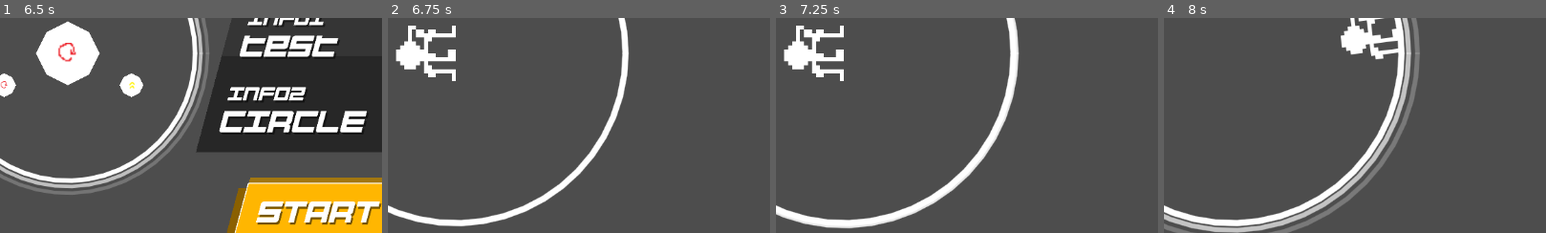
Above: before the commit, frames 1-4 (left to right).
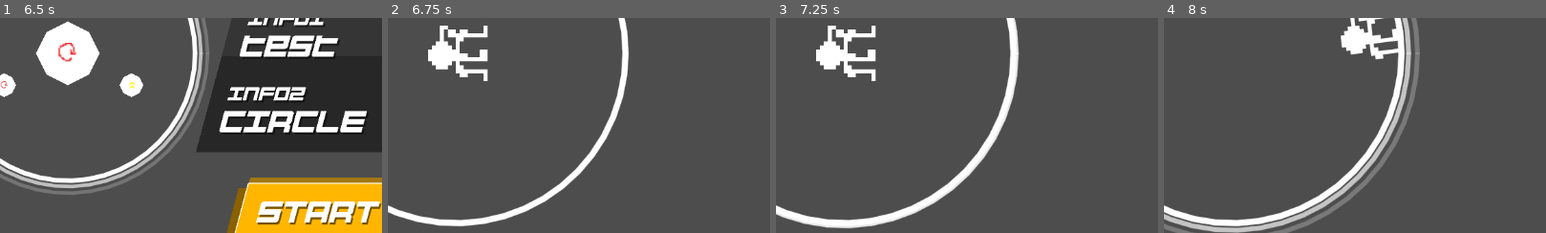
Above: after the commit, the same moments.

Repository: jokw1228/Slay_The_Circle
Game: Godot game, scene res://scenes/rooms/RoomLogo/RoomLogo.tscn
Two runs of this game, one before a commit and one after it. Both use one fixed random seed, a clock stepped at 60 frames per second and the inputs below. Sound files missing from this copy of the repository are replaced by a short silence.
Inputs (mouse positions are % of the whole screen's width and height, from its top left):
- Up to frame 1 (6.5 s): tap Enter at 0.5, 2, 3.5 s; move the mouse to (72, 45) at 0.52 s; click (72, 45) at 0.67 s; tap Space at 1.25, 2.75, 4.25 s; move the mouse to (30, 55) at 1.27 s; click (30, 55) at 1.42 s; move the mouse to (60, 28) at 2.02 s; click (60, 28) at 2.17 s; move the mouse to (45, 70) at 2.77 s; click (45, 70) at 2.92 s; move the mouse to (80, 65) at 3.52 s; click (80, 65) at 3.67 s; move the mouse to (20, 35) at 4.27 s; click (20, 35) at 4.42 s; move the mouse to (55, 50) at 5.02 s; click (55, 50) at 5.17 s; move the mouse to (35, 25) at 5.77 s; click (35, 25) at 5.92 s
- Up to frame 2 (6.75 s): click (83, 87) at 6.5 s
- Up to frame 3 (7.25 s): no input
- Up to frame 4 (8 s): move the mouse to (72, 45) at 7.27 s; click (72, 45) at 7.42 s
The pictures show only the part of the screen within x 41-91%, y 42-92%; the shares and areas given below are measured in that part.

Frame 1 is identical in both runs. In frame 2, 3.2% of the frame differs, in the area x 2-27%, y 3-30%; in frame 3, 3.2%; in frame 4, less than 0.1%.

Commit message:
플레이어 스프라이트 위치 조정

Diff:
--- a/scenes/player/Player.tscn
+++ b/scenes/player/Player.tscn
@@ -10,9 +10,9 @@
 [sub_resource type="CircleShape2D" id="CircleShape2D_wtb3g"]
 radius = 16.0
 
-[sub_resource type="AtlasTexture" id="AtlasTexture_167wn"]
+[sub_resource type="AtlasTexture" id="AtlasTexture_2acsy"]
 atlas = ExtResource("3_lb85w")
-region = Rect2(0, 0, 192, 96)
+region = Rect2(0, 0, 96, 96)
 
 [sub_resource type="AtlasTexture" id="AtlasTexture_0u2as"]
 atlas = ExtResource("3_aiabp")
@@ -38,7 +38,7 @@
 animations = [{
 "frames": [{
 "duration": 1.0,
-"texture": SubResource("AtlasTexture_167wn")
+"texture": SubResource("AtlasTexture_2acsy")
 }],
 "loop": true,
 "name": &"landed",
--- a/scenes/player/PlayerSprite2D.gd
+++ b/scenes/player/PlayerSprite2D.gd
@@ -7,23 +7,25 @@
 var ready_to_land: bool = false
 
 func _on_player_grounded():
-	stop()
+	offset.x = -48
 	play("laser_landing")
 	ready_to_land = true
+	ready_to_shoot = false
 
 func _on_player_shooted():
-	stop()
 	rotation = PlayerRayCast2D.rotation
+	offset.x = 0
 	play_backwards("laser_landing")
 	ready_to_shoot = true
+	ready_to_land = false
 
 func _on_animation_finished():
 	if ready_to_shoot == true:
-		stop()
+		offset.x = 0
 		play("laser")
 		ready_to_shoot = false
 	elif ready_to_land == true:
-		stop()
 		rotation = atan2(Player_node.position.y, Player_node.position.x)
+		offset.x = -48
 		play("landed")
 		ready_to_land = false
Binary file changed: images/player/sprite_player_landed.png
